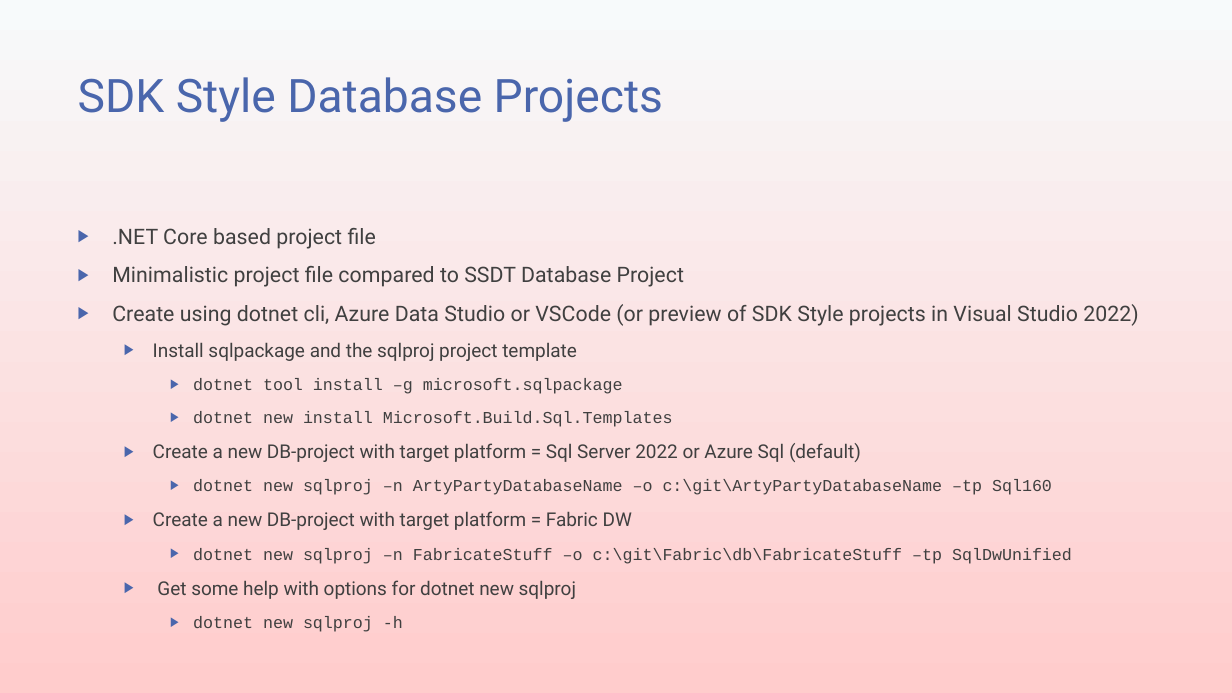
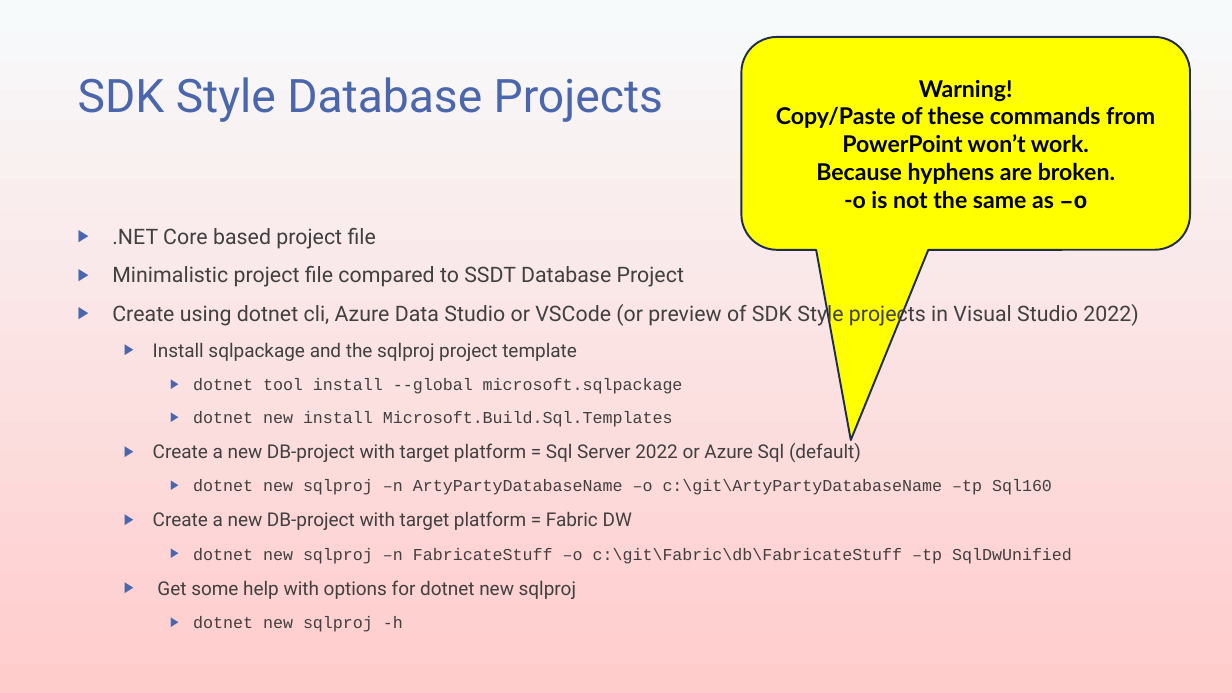
Before and after one commit to transmokopter/Presentations, a slide deck: slide 14 of an-introduction-to-sql-server-database-projects/an-introduction-to-sql-server-database-projects.pptx (slide 11 before the commit). Drawn at 1232x693 pixels with LibreOffice and Linux fonts; fonts in the diff are those of the drawing; background and template pictures are left out. Boxes give left, top, right and bottom in pixels: in the first picture for what was removed or moved away, otherwise in the second. Text is boxed around its words. In the diff, an @@ line names an element or a change of style, - is before the commit and + after.

```diff
--- a/an-introduction-to-sql-server-database-projects/an-introduction-to-sql-server-database-projects.pptx
+++ b/an-introduction-to-sql-server-database-projects/an-introduction-to-sql-server-database-projects.pptx
@@ rounded speech box added at [741, 37, 1190, 250], fill #FFFF00, outline #202D4B 1.5 pt, 18 pt, text #000000, bold @@
+Warning!
+Copy/Paste of these commands from PowerPoint won’t work.
+Because hyphens are broken.
+-o is not the same as –o
@@ text at [193, 378, 683, 394]: text changed @@
-    ▶ dotnet tool install –g microsoft.sqlpackage
+    ▶ dotnet tool install --global microsoft.sqlpackage
```
Also in this commit, not shown: 1 other slide changed, 9 slides added, 19 other files.
